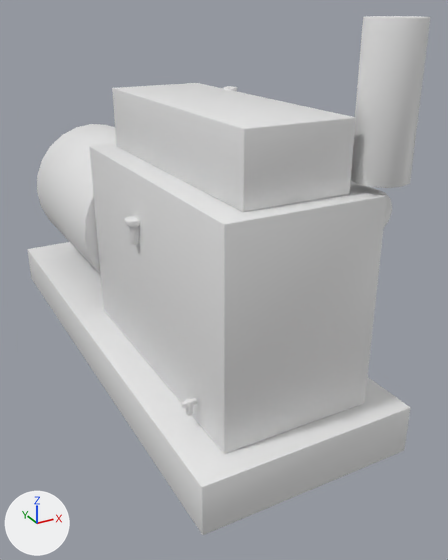
An edit to the glTF model assets/models/soviet/SM_DGA24_Genset.glb, drawn before and after from the same camera.
Before and after are seen from a 50 mm lens placed at (-0.99, -2.27, 1.4), pointed at (0.14, -0.23, 0.38). Arrows for +X, +Y and +Z are at lower left; the lights stay in place. The older version comes first. Where no turn or scale is listed for an object, it has been applied to the vertices.

The first picture shows 'Cock_Filter_Drain', 'Plunger_TNVD_Primer', 'SM_DGA24_Genset' and 1 more.
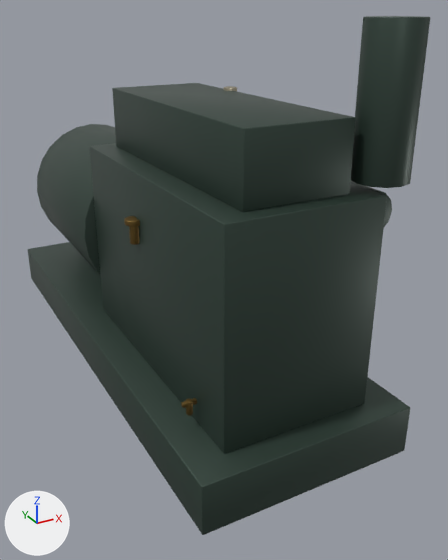
Diff of the bpy script that builds the scene:
```diff
--- a/assets/models/soviet/SM_DGA24_Genset.glb.py
+++ b/assets/models/soviet/SM_DGA24_Genset.glb.py
@@ mat_m_dga_frame @@
 mat_m_dga_frame = principled_material('M_DGA_Frame')
-mat_m_dga_frame.base_color = (0.8, 0.8, 0.8)  # white #e7e7e7
+mat_m_dga_frame.base_color = (0.0385, 0.0658, 0.0511)  # greyish green #374940
@@ mat_m_brass_soot @@
 mat_m_brass_soot = principled_material('M_Brass_Soot')
-mat_m_brass_soot.base_color = (0.8, 0.8, 0.8)  # white #e7e7e7
+mat_m_brass_soot.base_color = (0.198, 0.125, 0.0356)  # brown #7b6335
```

Where the change shows, as pixel boxes (x1, y1, x2, y2) in the pictures (448 x 560 px):
'SM_DGA24_Genset', recoloured (darker)
    both: (27, 16, 430, 535)
'Plunger_TNVD_Primer', recoloured (white to brown)
    both: (124, 216, 140, 245)
'Cock_Filter_Drain', recoloured (white to brown)
    both: (181, 398, 197, 416)
